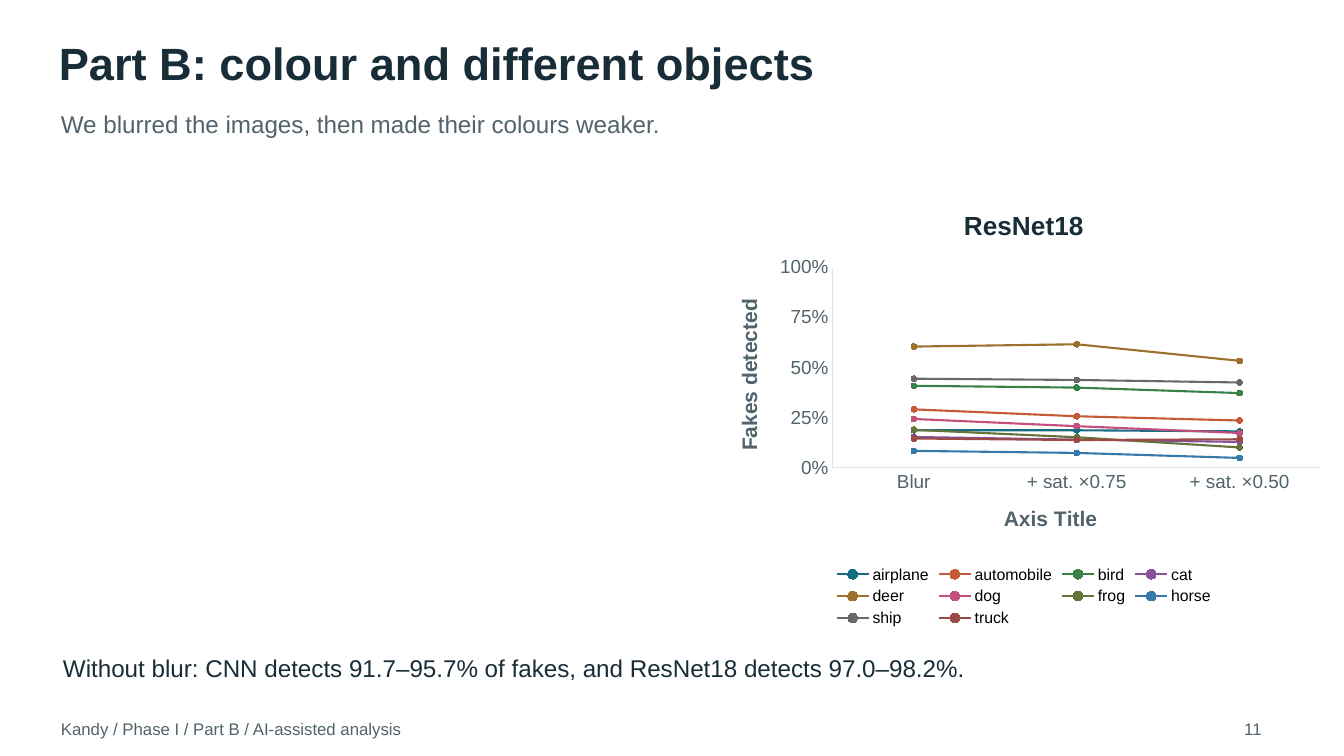
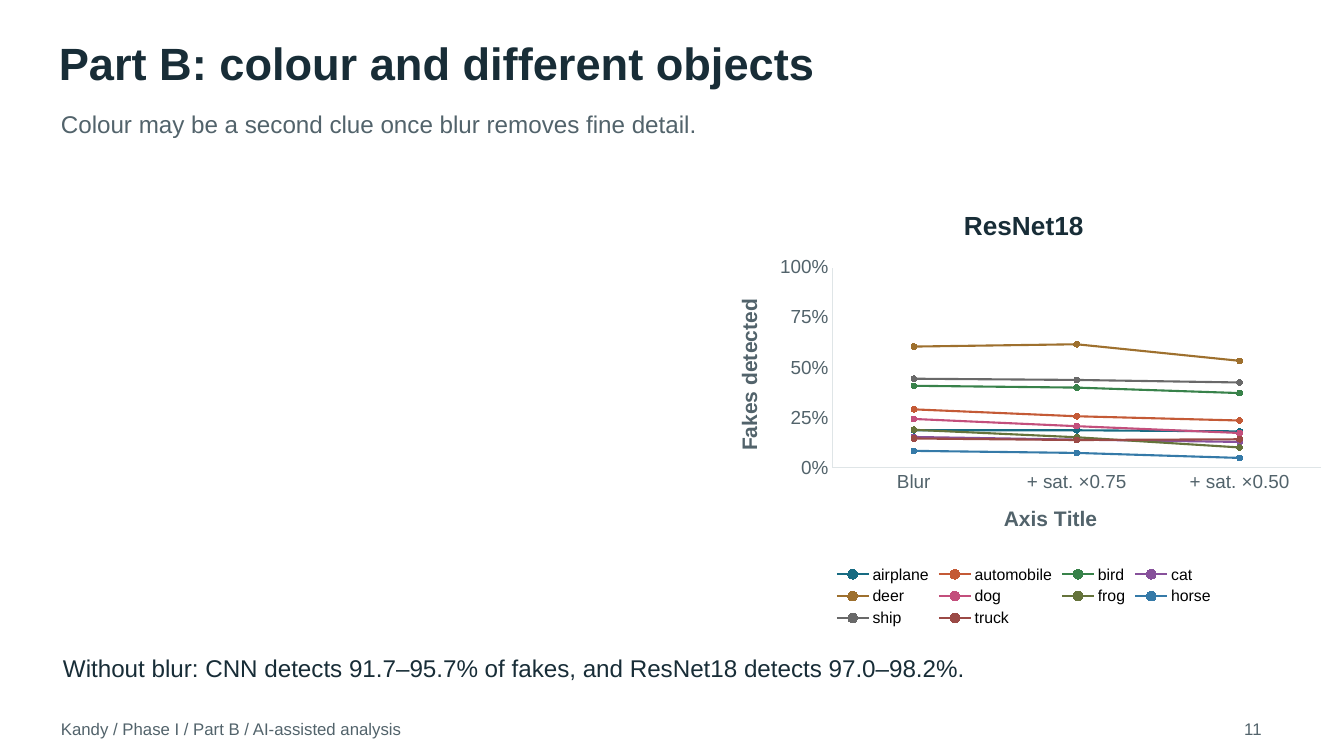
Before and after one commit to adamp-22/kandy_final, a slide deck: slide 11 of presentations/Phase_1_5min.pptx. Drawn at 1344x756 pixels with LibreOffice and Linux fonts; fonts in the diff are those of the drawing. Boxes give left, top, right and bottom in pixels: in the first picture for what was removed or moved away, otherwise in the second. Text is boxed around its words. In the diff, an @@ line names an element or a change of style, - is before the commit and + after.

```diff
--- a/presentations/Phase_1_5min.pptx
+++ b/presentations/Phase_1_5min.pptx
@@ text at [61, 115, 696, 138]: text changed @@
-We blurred the images, then made their colours weaker.
+Colour may be a second clue once blur removes fine detail.
```
Also in this commit, not shown: 10 other slides changed, 2 other files.
